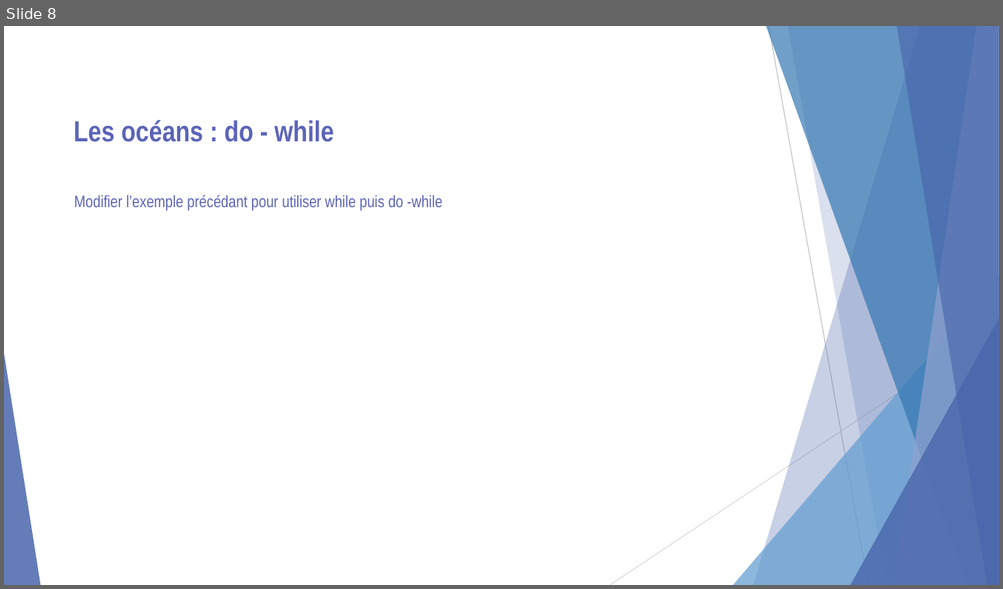
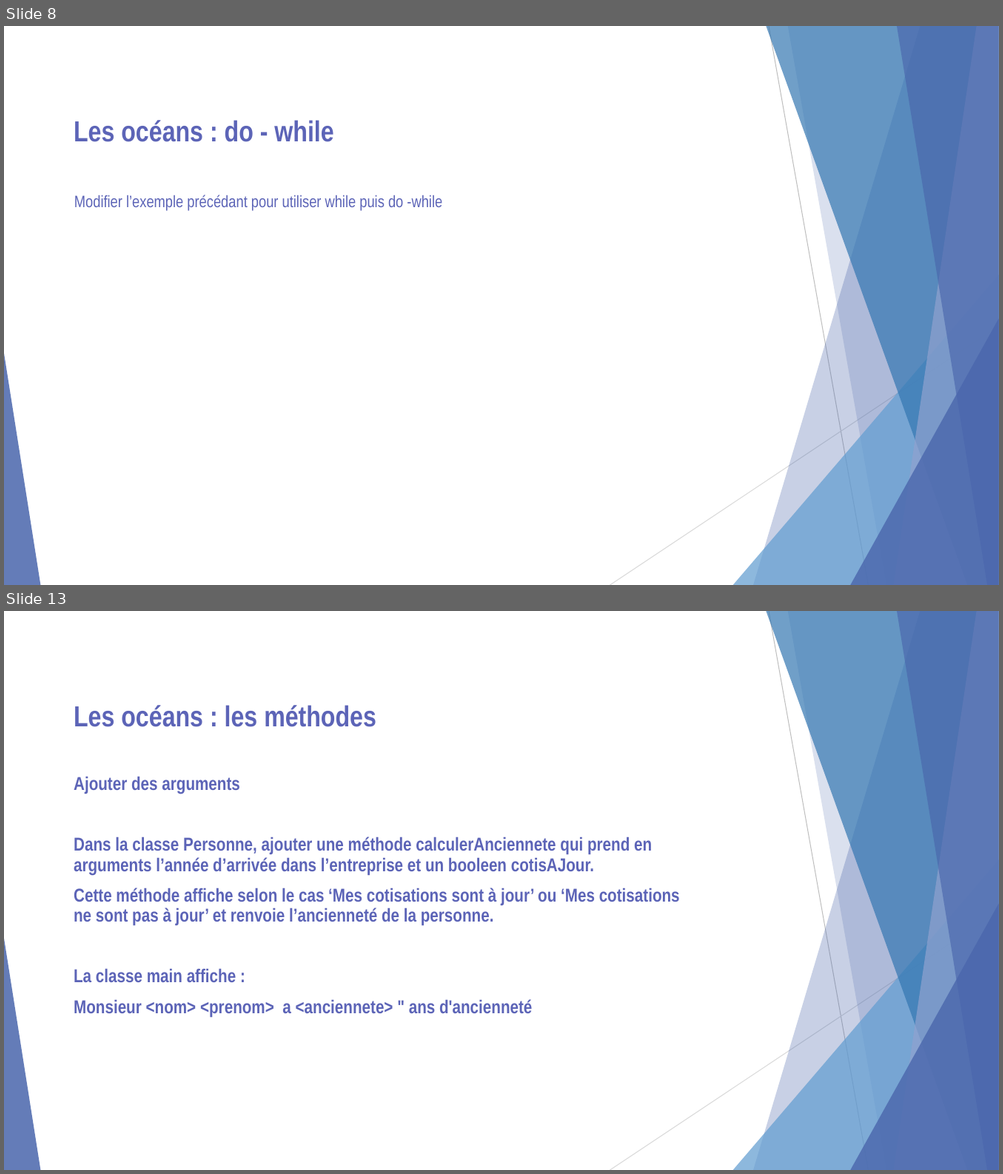
Before and after one commit to LucxxM/CoursAfpaFredBackUp, a slide deck: cours/Proget oceans_Exercices.pptx. Shown one above the other, each under a label of ours: slide 8 before the commit, slides 8 and 13 after it; the slides between them are not shown. The pictures are 1003x589 and 1003x1174 pixels, drawn with LibreOffice and Linux fonts; fonts in the diff are those of the drawing. Boxes give left, top, right and bottom in pixels: in the first picture for what was removed or moved away, otherwise in the second. Text is boxed around its words. In the diff, an @@ line names an element or a change of style, - is before the commit and + after.

```diff
--- a/cours/Proget oceans_Exercices.pptx
+++ b/cours/Proget oceans_Exercices.pptx
@@ slide 13 added at (x1=4, y1=611, x2=999, y2=1170), background #FFFFFF; not listed: 10 template elements that a slide beside it also shows @@
@@ text added at (x1=74, y1=705, x2=680, y2=1017), 18 pt, text #5C64B7, bold @@
+Les océans : les méthodes
+Ajouter des arguments
+Dans la classe Personne, ajouter une méthode calculerAnciennete qui prend en arguments l’année d’arrivée dans l’entreprise et un booleen cotisAJour.
+Cette méthode affiche selon le cas ‘Mes cotisations sont à jour’ ou ‘Mes cotisations ne sont pas à jour’ et renvoie l’ancienneté de la personne.
+La classe main affiche :
+Monsieur <nom> <prenom> a <anciennete> " ans d'ancienneté
```
Also in this commit, not shown: 4 other slides added, 17 other files.
